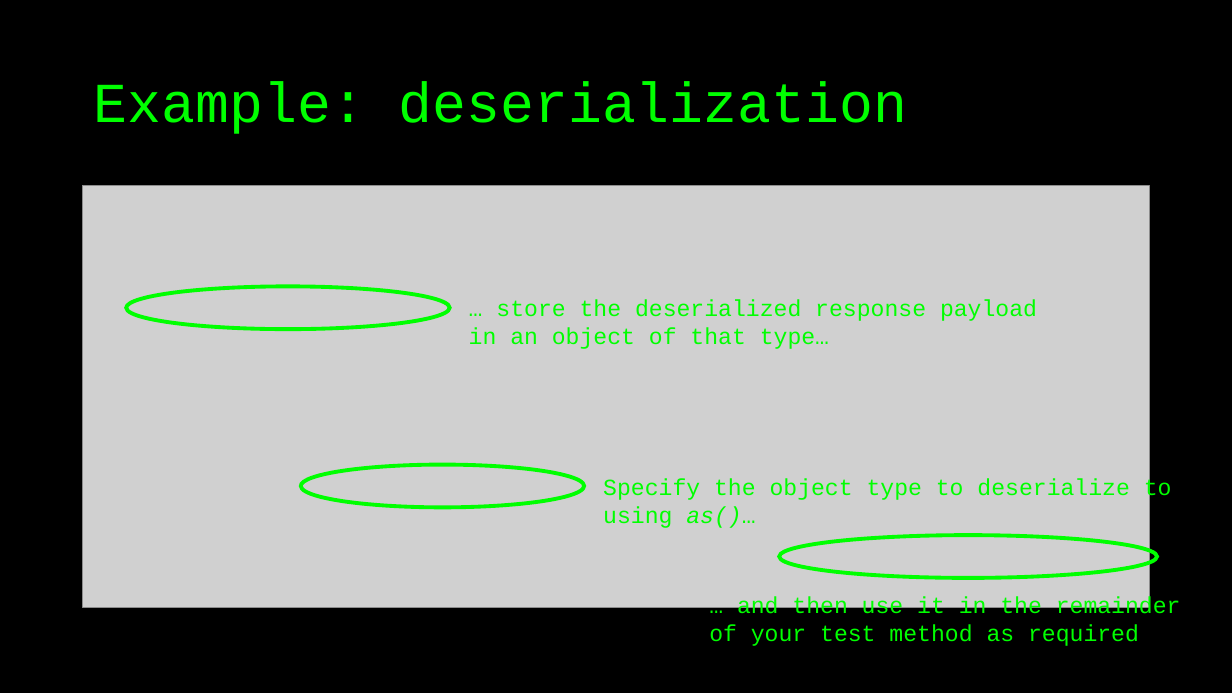
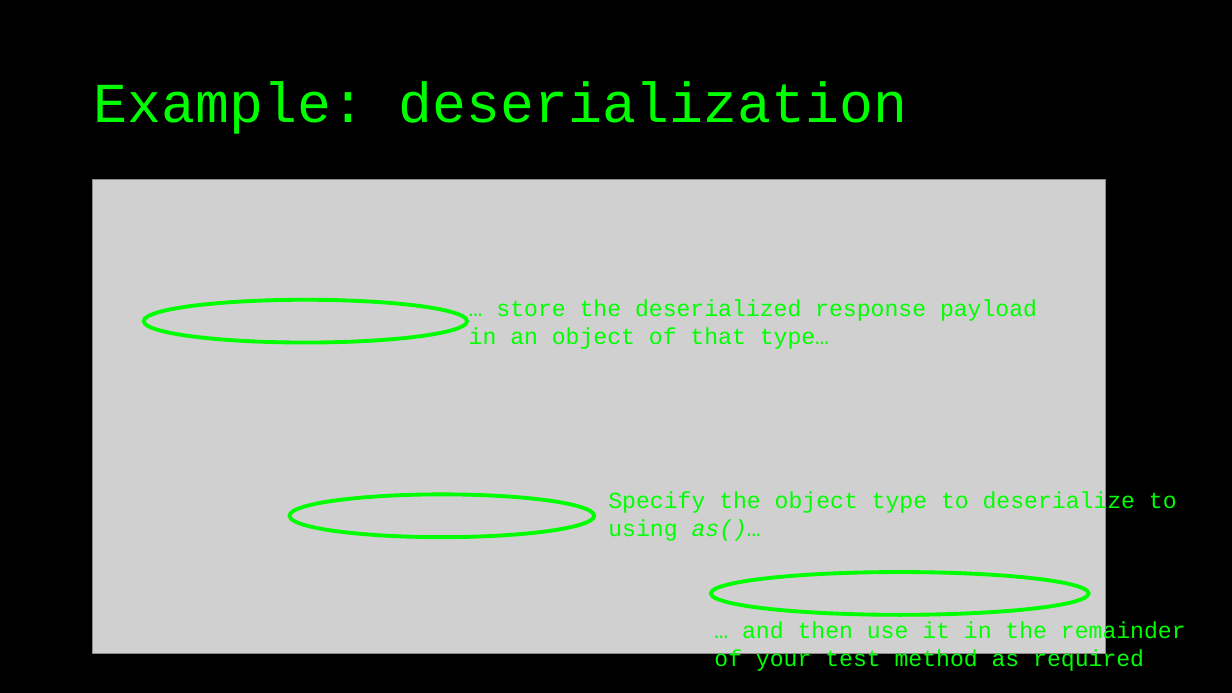
Before and after one commit to basdijkstra/rest-assured-workshop, a slide deck: slide 67 of RestAssuredWorkshop.odp. Drawn at 1232x693 pixels with LibreOffice and Linux fonts; fonts in the diff are those of the drawing; grey boxes stand for pictures. Boxes give left, top, right and bottom in pixels: in the first picture for what was removed or moved away, otherwise in the second. Text is boxed around its words. In the diff, an @@ line names an element or a change of style, - is before the commit and + after.

```diff
--- a/RestAssuredWorkshop.odp
+++ b/RestAssuredWorkshop.odp
@@ picture: place and size @@
-picture at bbox=[82, 186, 1149, 608]
+picture at bbox=[93, 179, 1106, 653]
@@ freeform shape: place and size @@
-freeform shape at bbox=[127, 287, 450, 329]
+freeform shape at bbox=[144, 299, 468, 342]
@@ freeform shape: place and size @@
-freeform shape at bbox=[301, 465, 585, 507]
+freeform shape at bbox=[289, 494, 594, 537]
@@ text "Specify the object type to ...": place and size @@
-text "Specify the object type to ..." at bbox=[603, 479, 1172, 528]
+text "Specify the object type to ..." at bbox=[608, 491, 1177, 541]
@@ freeform shape: place and size @@
-freeform shape at bbox=[779, 535, 1157, 578]
+freeform shape at bbox=[711, 572, 1089, 615]
@@ text "… and then use it ...": place and size @@
-text "… and then use it ..." at bbox=[709, 597, 1181, 646]
+text "… and then use it ..." at bbox=[714, 622, 1186, 671]
```
Also in this commit, not shown: 1 other slide changed, 2 other files.
